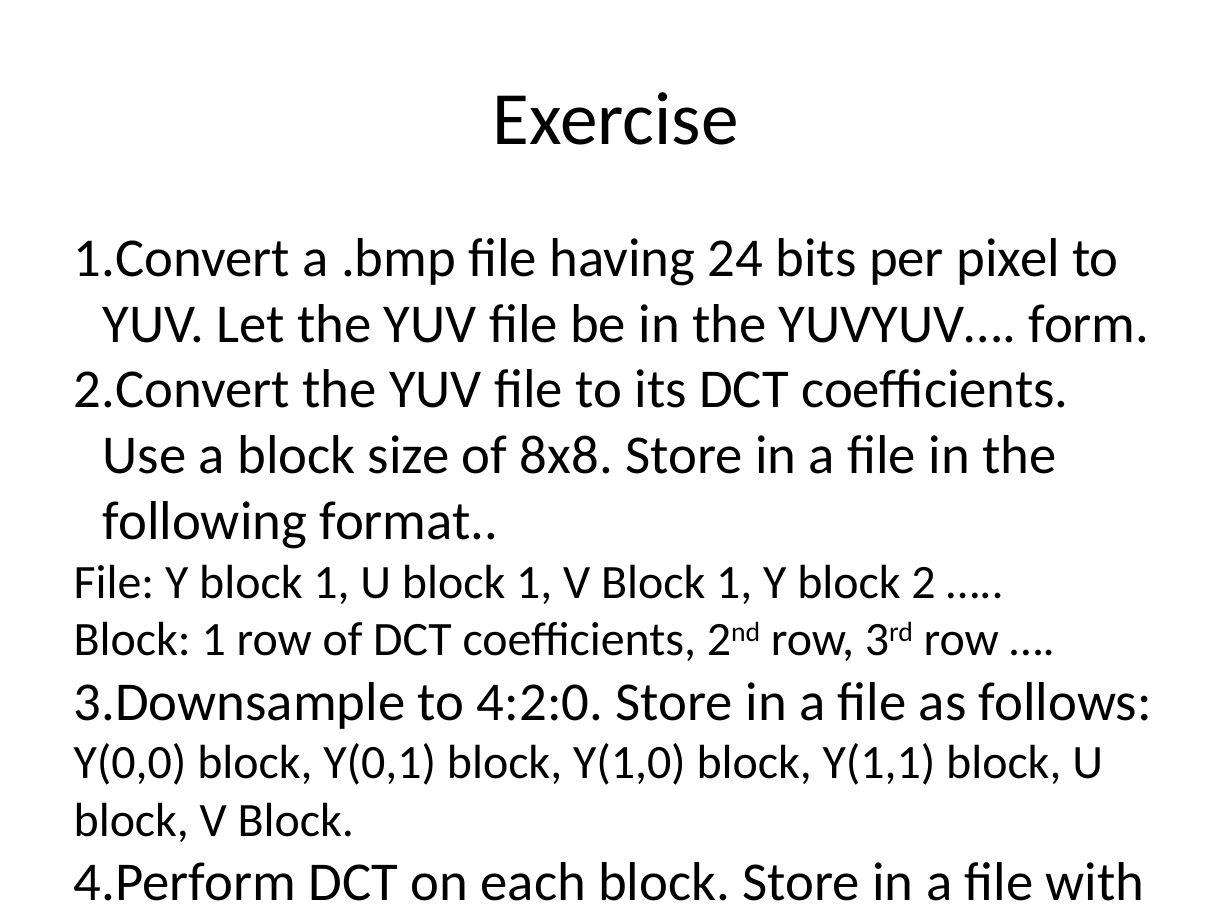
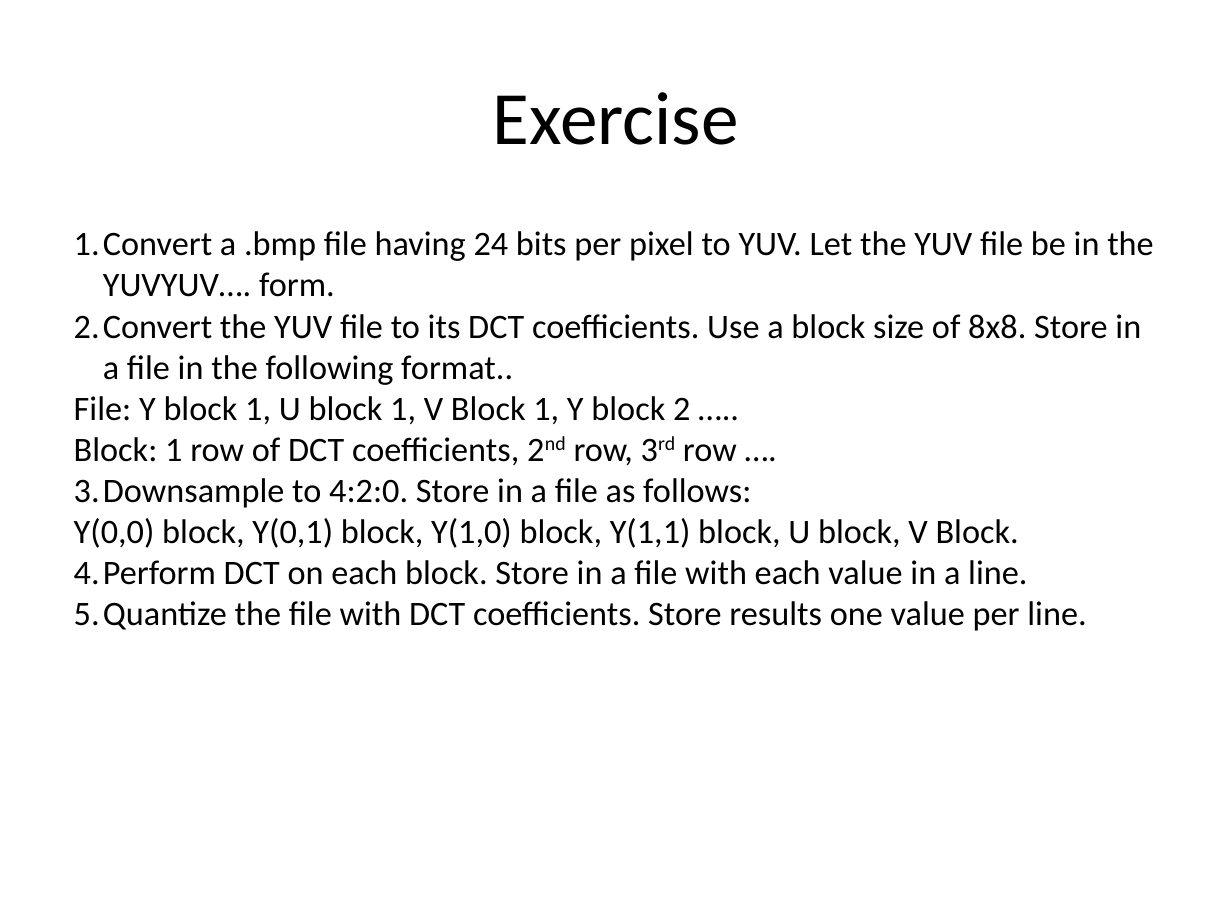
Before and after one commit to Pauly91/Video-Encoder-Decoder, a slide deck: slide 2 of information/2015 - week 8 Assesment.pptx. Drawn at 1232x924 pixels with LibreOffice and Linux fonts; fonts in the diff are those of the drawing. Boxes give left, top, right and bottom in pixels: in the first picture for what was removed or moved away, otherwise in the second. Text is boxed around its words. In the diff, an @@ line names an element or a change of style, - is before the commit and + after.

```diff
--- a/information/2015 - week 8 Assesment.pptx
+++ b/information/2015 - week 8 Assesment.pptx
@@ text "Convert a .bmp file having ..." at bbox=[74, 231, 1153, 631]: size 32 to 20 pt in "Convert a .bmp file having 24 bits ...", "Convert the YUV file to its DCT ...", "Downsample to 4:2:0. Store in a file ...", "Perform DCT on each block. Store in ..." and 1 more places; size 28 to 20 pt in "File: Y block 1, U block 1, ...", "Block: 1 row of DCT coefficients, 2nd ...", "Y(0,0) block, Y(0,1) block, Y(1,0) block, Y(1,1) ..." @@
```
Also in this commit, not shown: 12 other files.
